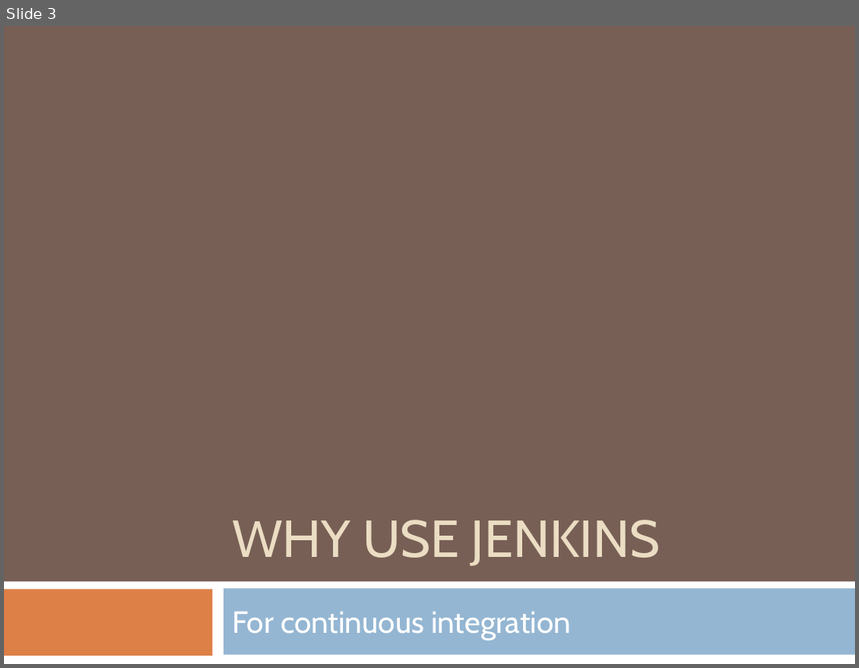
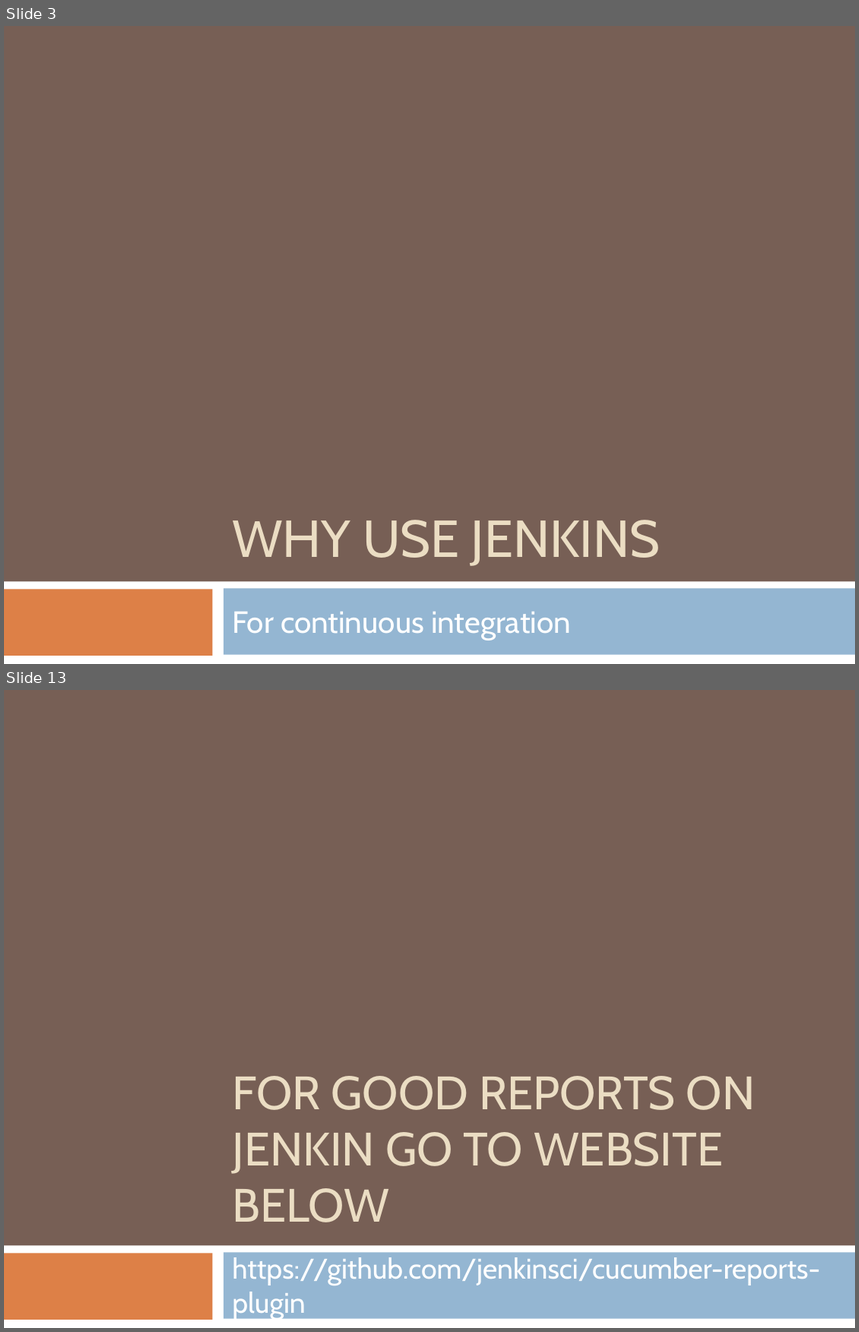
Before and after one commit to githubsebkun/Software-Interview-Questions, a slide deck: Jenkins.pptx. Shown one above the other, each under a label of ours: slide 3 before the commit, slides 3 and 13 after it; the slides between them are not shown. The pictures are 859x668 and 859x1332 pixels, drawn with LibreOffice and Linux fonts; fonts in the diff are those of the drawing. Boxes give left, top, right and bottom in pixels: in the first picture for what was removed or moved away, otherwise in the second. Text is boxed around its words. In the diff, an @@ line names an element or a change of style, - is before the commit and + after.

```diff
--- a/Jenkins.pptx
+++ b/Jenkins.pptx
@@ slide 13 added at (4, 690, 855, 1328), background #775F55; not listed: 3 template elements that a slide beside it also shows @@
@@ title added at (232, 1076, 756, 1223), 39.6 pt, text #EBDDC3 @@
+FOR GOOD REPORTS ON JENKIN GO TO WEBSITE BELOW
@@ subtitle added at (232, 1258, 820, 1319), 24.1 pt, text #FFFFFF @@
+https://github.com/jenkinsci/cucumber-reports-plugin
```
Also in this commit, not shown: 9 other slides added, 10 other files.
